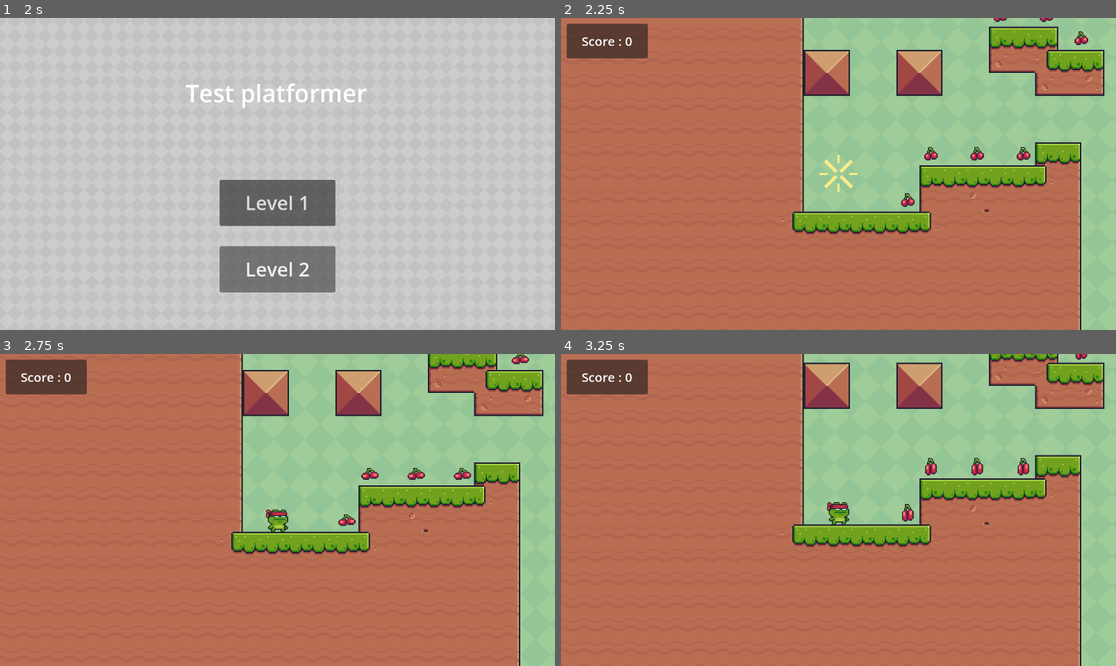
Above: before the commit, frames 1-4 (two rows, left to right).
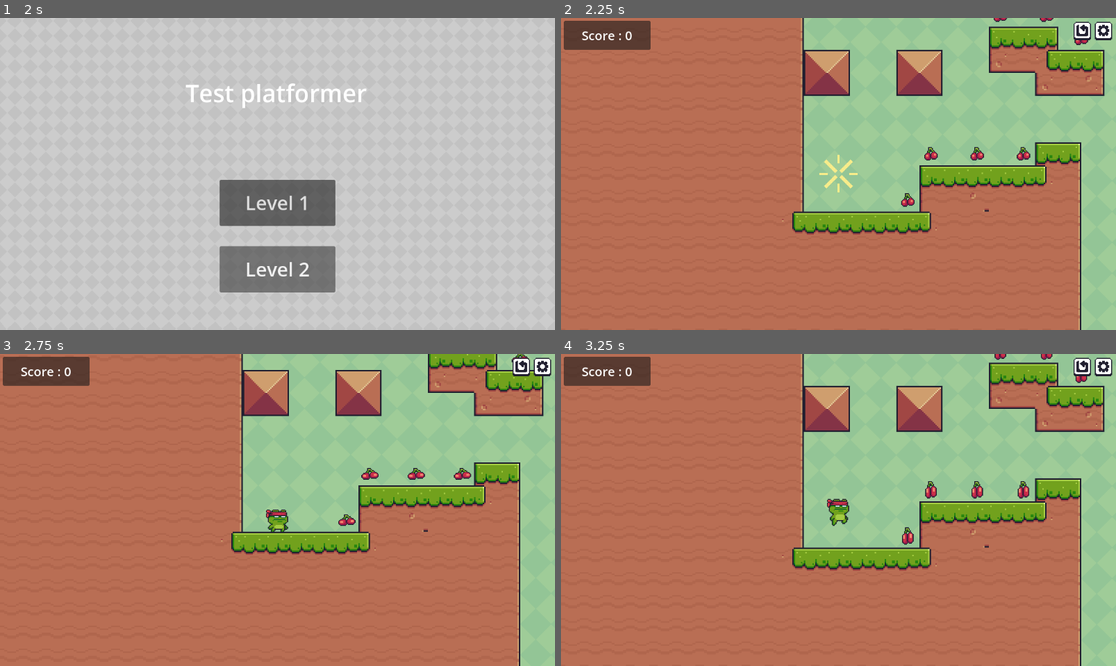
Above: after the commit, the same moments.

Repository: demarbre1u/godot-platformer
Game: Godot game, scene res://scenes/main_menu.tscn
Two runs of this game, one before a commit and one after it. Both use one fixed random seed, a clock stepped at 60 frames per second and the inputs below.
Inputs (mouse positions are in pixels of both pictures, inside the frame that each line leads up to):
- Up to frame 1 (2 s): click "Level 2" at 0.5 s; hold D (right) from 1.28 s (still down); tap Space (up) at 1.52 s
- Up to frame 2 (2.25 s): release D (right) at 2 s; click "Level 1" at 2 s
- Up to frame 3 (2.75 s): no input
- Up to frame 4 (3.25 s): click (1082, 366) at 2.77 s

Frame 1 is identical in both runs. In frame 2, 1.2% of the frame differs, in the area x 0-100%, y 0-13%; in frame 3, 1.2%; in frame 4, 17%, in the area x 0-100%, y 0-70%.

Commit message:
Added a replay button and a non-working settings button to the UI

Diff:
--- a/game_manager.gd
+++ b/game_manager.gd
@@ -1,6 +1,6 @@
 extends Node
 
-@onready var score_label = $"../UI/Panel/ScoreLabel"
+@onready var score_label = $"../UI/ScorePanel/ScoreLabel"
 
 var score = 0
 
@@ -10,3 +10,7 @@
 
 func game_over():
 	get_tree().reload_current_scene()
+
+
+func _on_texture_button_pressed():
+	pass # Replace with function body.
--- /dev/null
+++ b/scenes/RestartButton.gd
@@ -0,0 +1,4 @@
+extends Control
+
+func _on_texture_button_pressed():
+	get_tree().reload_current_scene()
--- a/scenes/level_1.tscn
+++ b/scenes/level_1.tscn
@@ -8,6 +8,9 @@
 [ext_resource type="PackedScene" uid="uid://bgaary4smb8us" path="res://scenes/checkpoint.tscn" id="6_lclgc"]
 [ext_resource type="PackedScene" uid="uid://j6mwvki7xu6o" path="res://scenes/level_2.tscn" id="7_qiawl"]
 [ext_resource type="PackedScene" uid="uid://glnamk20l5an" path="res://scenes/pitfall.tscn" id="8_esvq7"]
+[ext_resource type="Texture2D" uid="uid://boeetgbel2388" path="res://assets/sprites/menu/Restart.png" id="9_23me1"]
+[ext_resource type="Script" path="res://scenes/RestartButton.gd" id="10_wkncf"]
+[ext_resource type="Texture2D" uid="uid://l3cffsqdv63o" path="res://assets/sprites/menu/Settings.png" id="11_jnqt5"]
 
 [sub_resource type="TileSetAtlasSource" id="TileSetAtlasSource_ahufu"]
 texture = ExtResource("3_e3v2r")
@@ -573,13 +576,13 @@
 
 [node name="UI" type="CanvasLayer" parent="."]
 
-[node name="Panel" type="Panel" parent="UI"]
-offset_left = 12.0
-offset_top = 12.0
-offset_right = 180.0
-offset_bottom = 84.0
-
-[node name="ScoreLabel" type="Label" parent="UI/Panel"]
+[node name="ScorePanel" type="Panel" parent="UI"]
+offset_left = 6.0
+offset_top = 6.0
+offset_right = 186.0
+offset_bottom = 66.0
+
+[node name="ScoreLabel" type="Label" parent="UI/ScorePanel"]
 layout_mode = 1
 anchors_preset = 15
 anchor_right = 1.0
@@ -590,3 +593,47 @@
 text = "Score : 0"
 horizontal_alignment = 1
 vertical_alignment = 1
+
+[node name="ActionsPanel" type="HBoxContainer" parent="UI"]
+anchors_preset = 1
+anchor_left = 1.0
+anchor_right = 1.0
+offset_left = -192.0
+offset_top = 6.0
+offset_right = -6.0
+offset_bottom = 48.0
+grow_horizontal = 0
+alignment = 2
+
+[node name="RestartButton" type="Control" parent="UI/ActionsPanel"]
+custom_minimum_size = Vector2(40, 40)
+layout_mode = 2
+script = ExtResource("10_wkncf")
+
+[node name="TextureButton" type="TextureButton" parent="UI/ActionsPanel/RestartButton"]
+texture_filter = 1
+layout_mode = 1
+anchors_preset = 15
+anchor_right = 1.0
+anchor_bottom = 1.0
+grow_horizontal = 2
+grow_vertical = 2
+texture_normal = ExtResource("9_23me1")
+stretch_mode = 0
+
+[node name="SettingsButton" type="Control" parent="UI/ActionsPanel"]
+custom_minimum_size = Vector2(40, 40)
+layout_mode = 2
+
+[node name="TextureButton" type="TextureButton" parent="UI/ActionsPanel/SettingsButton"]
+texture_filter = 1
+layout_mode = 1
+anchors_preset = 15
+anchor_right = 1.0
+anchor_bottom = 1.0
+grow_horizontal = 2
+grow_vertical = 2
+texture_normal = ExtResource("11_jnqt5")
+stretch_mode = 0
+
+[connection signal="pressed" from="UI/ActionsPanel/RestartButton/TextureButton" to="UI/ActionsPanel/RestartButton" method="_on_texture_button_pressed"]
Binary file added: assets/sprites/menu/Restart.png
Not shown, added: assets/sprites/menu/Restart.png.import
Binary file added: assets/sprites/menu/Settings.png
Not shown, added: assets/sprites/menu/Settings.png.import
Not shown: 1 places in scenes/level_1.tscn that only renumber resources
